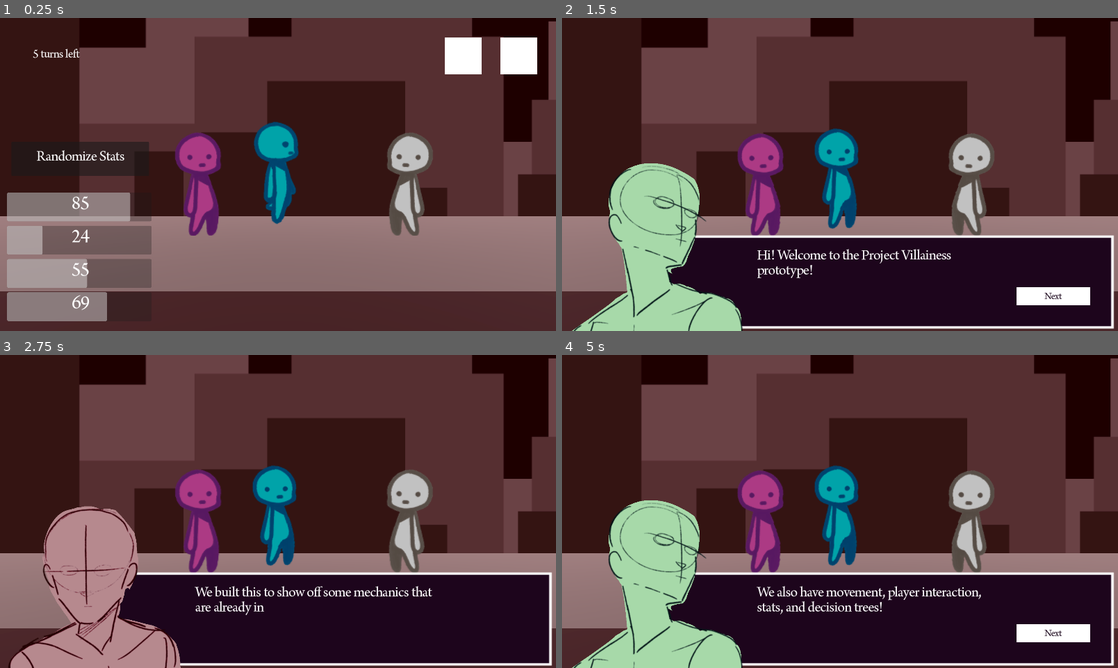
Above: before the commit, frames 1-4 (two rows, left to right).
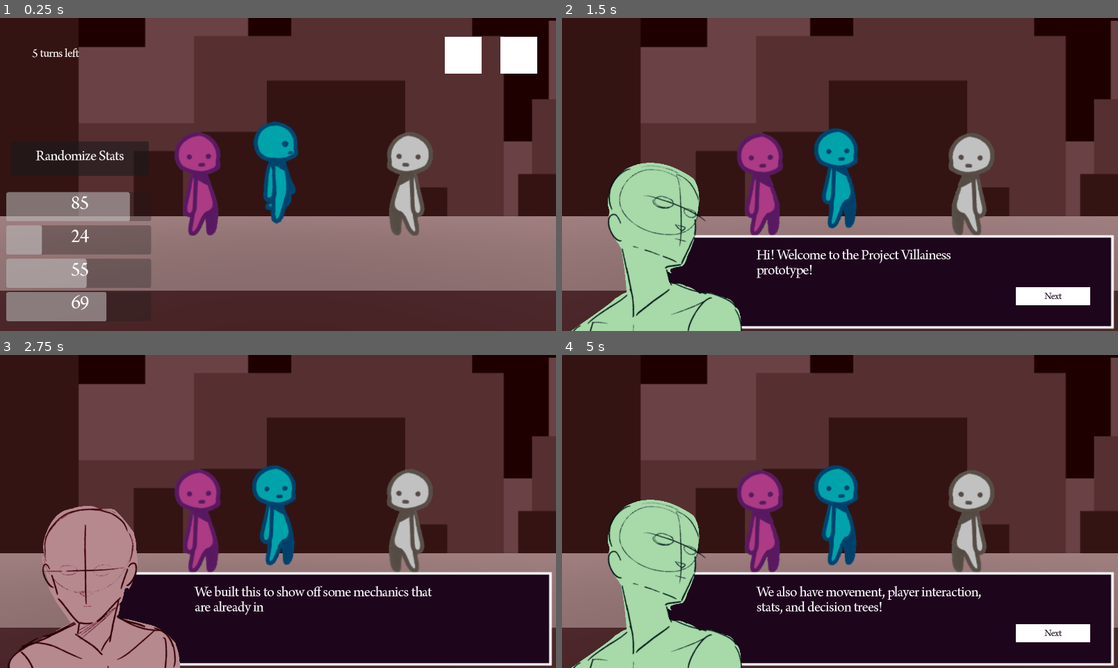
Above: after the commit, the same moments.

Repository: eigenstuffs/SRS
Game: Godot game, scene res://scenes/places/space.tscn
Same seed, same stepped clock (60 frames per second), same inputs: the game is played once before the commit and once after it.
Inputs (mouse positions are in pixels of both pictures, inside the frame that each line leads up to):
- Up to frame 1 (0.25 s): no input
- Up to frame 2 (1.5 s): tap Enter (ui_accept) at 0.5, 0.77 s; move the mouse to (962, 158) at 0.52 s; hold Right (ui_right) 0.53-1.28 s; click (962, 158) at 0.6 s; move the mouse to (728, 190) at 1.27 s; hold Down (ui_down) from 1.28 s (still down); click (728, 190) at 1.35 s
- Up to frame 3 (2.75 s): tap Enter (ui_accept) at 1.52 s; move the mouse to (333, 442) at 2.02 s; release Down (ui_down) at 2.03 s; hold Right (ui_right) from 2.03 s (still down); click (333, 442) at 2.1 s
- Up to frame 4 (5 s): move the mouse to (812, 574) at 2.77 s; release Right (ui_right) at 2.78 s; hold Up (ui_up) 2.78-3.5 s; click (812, 574) at 2.85 s; tap Enter (ui_accept) at 3.02, 4.52 s; click "Next" at 3.5 s; move the mouse to (1006, 558) at 4.27 s; hold Left (ui_left) from 4.28 s (still down); click (1006, 558) at 4.35 s

The runs differ from the first frame. In frame 1, 1.7% of the frame differs, in the area x 0-100%, y 0-97%; in frame 2, 2.6%; in frame 3, 2.8%, in the area x 0-100%, y 0-100%; in frame 4, 2.8%.

Commit message:
Make window dimension change less yucky
yuck

Diff:
--- a/global/window_dimension_helper.gd
+++ b/global/window_dimension_helper.gd
@@ -7,21 +7,26 @@
 
 signal main_window_size_changed
 
-const INITIAL_SCALE_FACTOR = 0.7
+const INITIAL_SCALE_FACTOR : float = 0.8
+## Whether or not the initial window size should scale with screen (monitor) resolution.
+const SHOULD_INIT_WITH_SCREEN_RESOLUTION : bool = true
 
 ## Wait time after the screen dimensions has changed before updating the dimensions
 ## accordingly.
-@export var update_interval_seconds : float = 0.05
+@export var update_interval_seconds : float = 0.4
 
 var last_window_size : Vector2i
 var last_window_position : Vector2i
 var timer : Timer = Timer.new()
 
-@onready var aspect_ratio : float = get_viewport().size.aspect() # x / y
+@onready var aspect_ratio : float = \
+	_get_window_size_setting('viewport_width') as float / _get_window_size_setting('viewport_height')
 
 func _ready() -> void:
 	var viewport = get_tree().root
 	var screen = DisplayServer.window_get_current_screen()
+	var screen_size = DisplayServer.screen_get_size(screen)
+	var size = screen_size if SHOULD_INIT_WITH_SCREEN_RESOLUTION else viewport.size
 
 	# --- Retina Screen Resolution Correction ---
 	# Source: https://forum.godotengine.org/t/is-there-some-mismatch-between-godot-window-size-pixels-and-os-x-window-size/40140/4
@@ -32,11 +37,11 @@
 		relative_scale = retina_scale / viewport.content_scale_factor
 	# Apply the change, as well as resizing window based on previous scale and relative scale
 	#viewport.content_scale_factor = retina_scale
-	resize_window(viewport.size * relative_scale * INITIAL_SCALE_FACTOR)
+	resize_window(size * relative_scale * INITIAL_SCALE_FACTOR)
 
 	# Keep resized window centered if set in project settings
-	if ProjectSettings.get_setting_with_override('display/window/size/initial_position_type') == 1:
-		var centered_position = (DisplayServer.screen_get_size(screen) - viewport.size) * 0.5
+	if _get_window_size_setting('initial_position_type') == 1:
+		var centered_position = (screen_size - viewport.size) * 0.5
 		DisplayServer.window_set_position(centered_position, screen)
 
 	last_window_size = viewport.size
@@ -59,12 +64,17 @@
 	timer.start(update_interval_seconds)
 
 func resize_window(size : Vector2i) -> void:
-	DisplayServer.window_set_size(get_aspect_ratio_corrected_resolution(size))
+	var new_size : Vector2i = get_aspect_ratio_corrected_resolution(size)
+	DisplayServer.window_set_size(new_size)
+	DisplayServer.window_set_position(DisplayServer.window_get_position() + (new_size - size).abs() / 2)
 
 func get_aspect_ratio_corrected_resolution(size : Vector2i) -> Vector2i:
 	# Clamp size to the resolution of the screen
 	size = size.clamp(Vector2i(0, 0), DisplayServer.screen_get_size(DisplayServer.window_get_current_screen()))
-	if size.x > size.y:
+	if aspect_ratio >= size.aspect():
 		return Vector2i(size.x, round(size.x / aspect_ratio))
 	else:
 		return Vector2i(round(size.y * aspect_ratio), size.y)
+
+func _get_window_size_setting(field : String) -> Variant:
+	return ProjectSettings.get_setting_with_override('display/window/size/%s' % field)
--- a/project.godot
+++ b/project.godot
@@ -26,7 +26,7 @@
 
 window/size/viewport_width=1920
 window/size/viewport_height=1080
-window/stretch/mode="viewport"
+window/stretch/mode="canvas_items"
 window/vsync/vsync_mode=3
 
 [gui]
